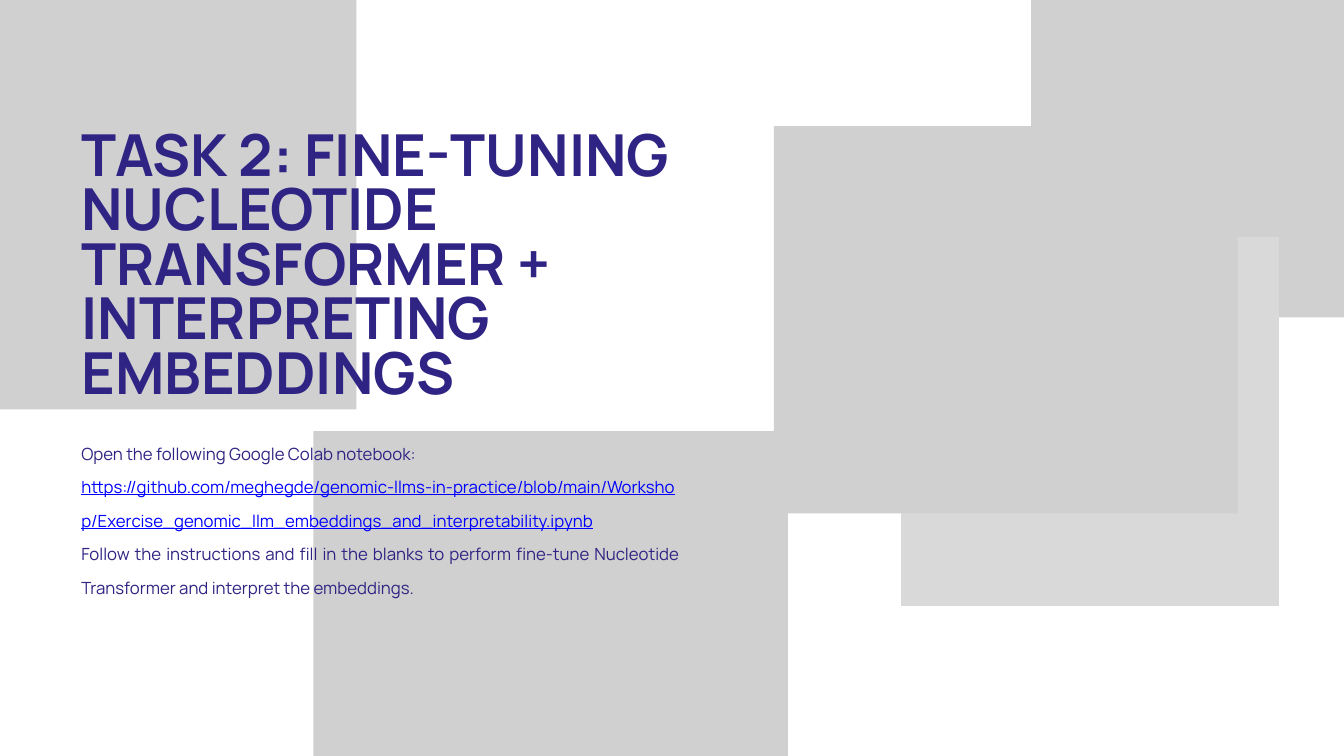
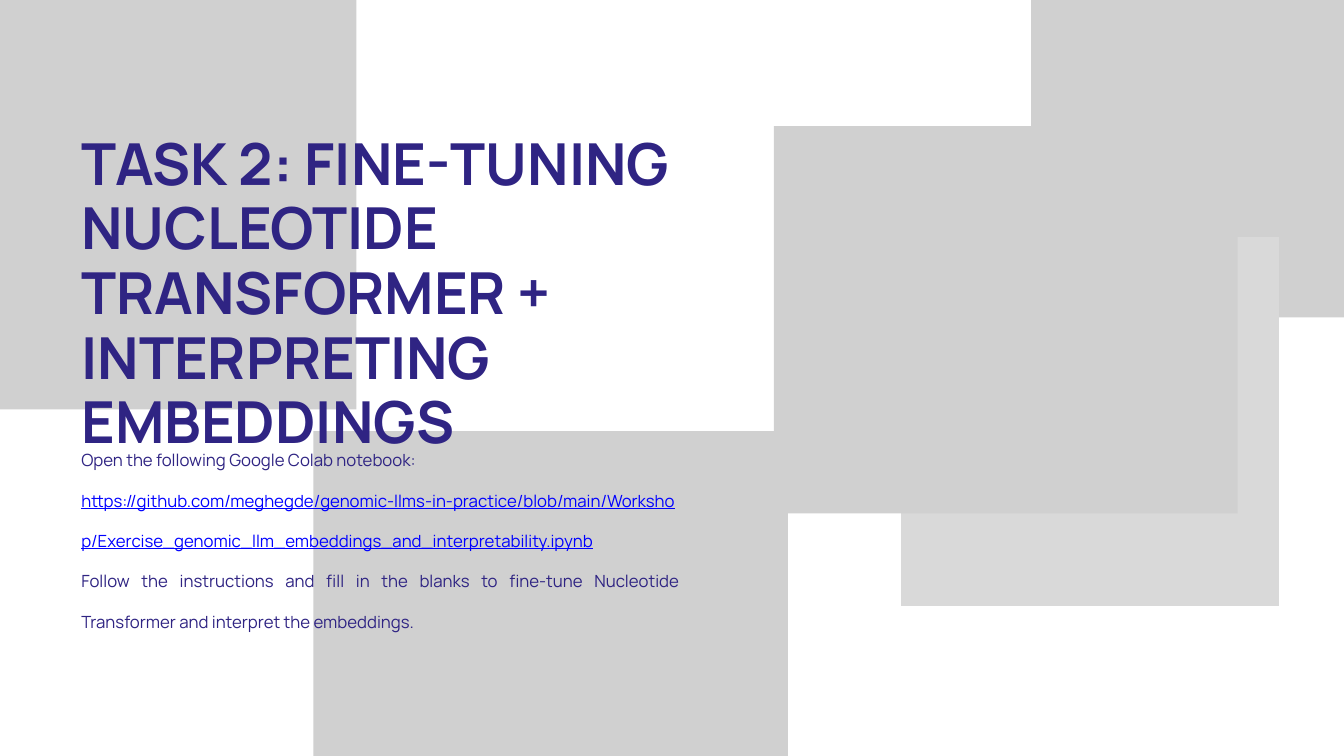
Before and after one commit to meghegde/genomic-llms-in-practice, a slide deck: slide 3 of Workshop/4_Workshop_Briefing.pptx. Drawn at 1344x756 pixels with LibreOffice and Linux fonts; fonts in the diff are those of the drawing; grey boxes stand for pictures. Boxes give left, top, right and bottom in pixels: in the first picture for what was removed or moved away, otherwise in the second. Text is boxed around its words. In the diff, an @@ line names an element or a change of style, - is before the commit and + after.

```diff
--- a/Workshop/4_Workshop_Briefing.pptx
+++ b/Workshop/4_Workshop_Briefing.pptx
@@ text "TASK 2: FINE-TUNING NUCLEOTIDE TRANSFORMER ..." at [81,131,670,459]: line spacing 58.3pt to 0.94 @@
@@ text at [81,451,674,552]: line spacing 36pt to 2 @@
@@ text at [81,574,679,633]: text changed @@
-Follow the instructions and fill in the blanks to perform fine-tune Nucleotide Transformer and interpret the embeddings.
+Follow the instructions and fill in the blanks to fine-tune Nucleotide Transformer and interpret the embeddings.
```
Also in this commit, not shown: 2 other slides changed, 1 slide removed.
